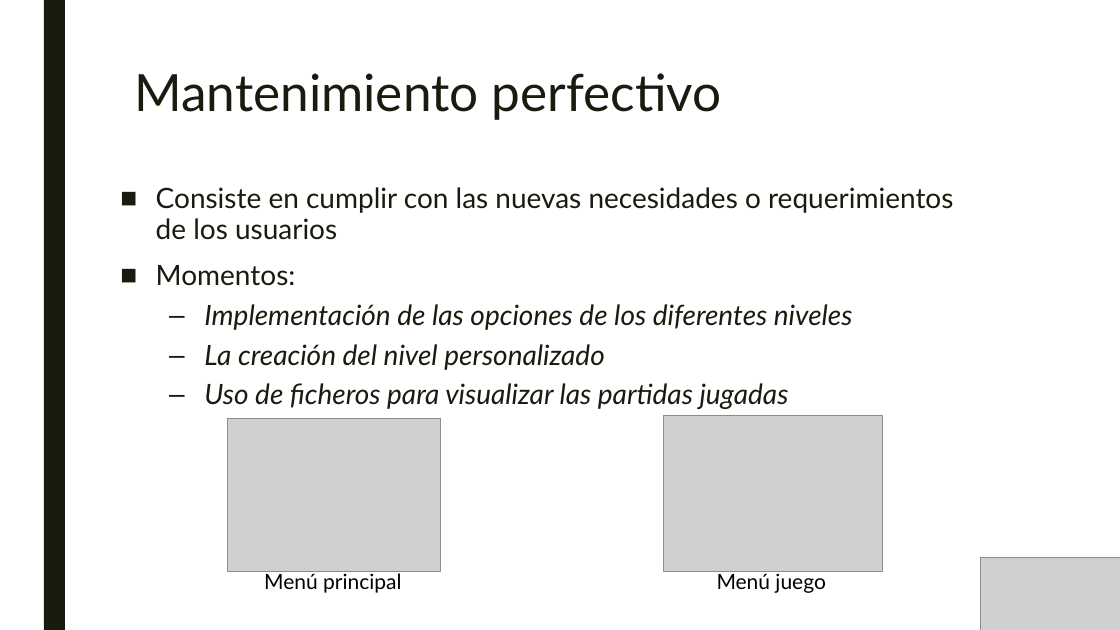
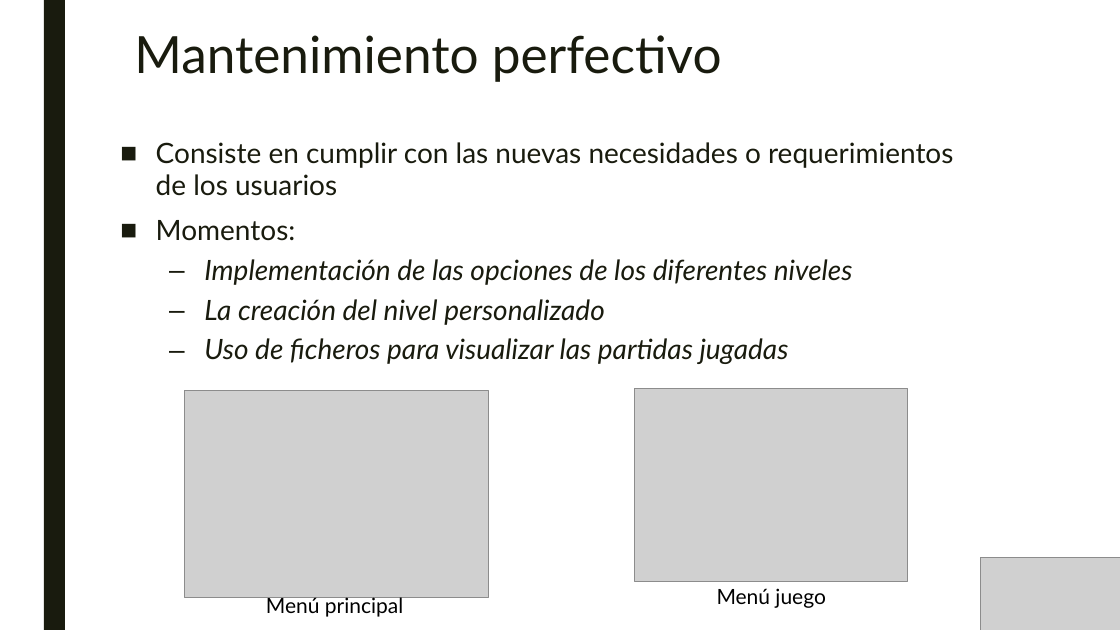
Before and after one commit to SombraJ/practicaAIS, a slide deck: slide 15 of Gestión de un proyecto Software.pptx. Drawn at 1120x630 pixels with LibreOffice and Linux fonts; fonts in the diff are those of the drawing; grey boxes stand for pictures. Boxes give left, top, right and bottom in pixels: in the first picture for what was removed or moved away, otherwise in the second. Text is boxed around its words. In the diff, an @@ line names an element or a change of style, - is before the commit and + after.

```diff
--- a/Gestión de un proyecto Software.pptx
+++ b/Gestión de un proyecto Software.pptx
@@ title "Mantenimiento perfectivo": place and size @@
-title "Mantenimiento perfectivo" at bbox=[134, 73, 722, 120]
+title "Mantenimiento perfectivo" at bbox=[134, 35, 722, 82]
@@ text "Consiste en cumplir con las ...": place and size @@
-text "Consiste en cumplir con las ..." at bbox=[156, 187, 953, 409]
+text "Consiste en cumplir con las ..." at bbox=[156, 142, 953, 364]
@@ picture: place and size @@
-picture at bbox=[664, 416, 883, 571]
+picture at bbox=[635, 388, 908, 581]
@@ picture: place and size @@
-picture at bbox=[228, 418, 441, 571]
+picture at bbox=[185, 391, 489, 598]
@@ text "Menú principal": place and size @@
-text "Menú principal" at bbox=[264, 571, 401, 593]
+text "Menú principal" at bbox=[266, 595, 403, 617]
@@ text "Menú juego": place and size @@
-text "Menú juego" at bbox=[717, 571, 825, 593]
+text "Menú juego" at bbox=[717, 588, 825, 608]
```
Also in this commit, not shown: 5 other slides changed.
